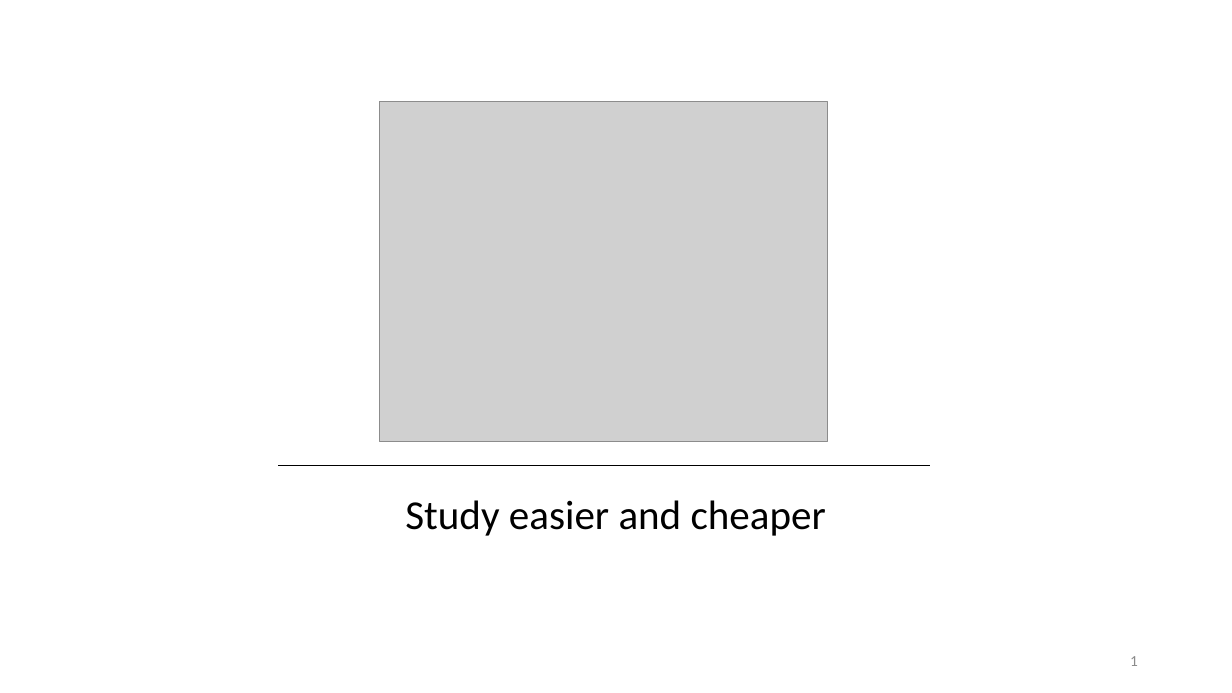
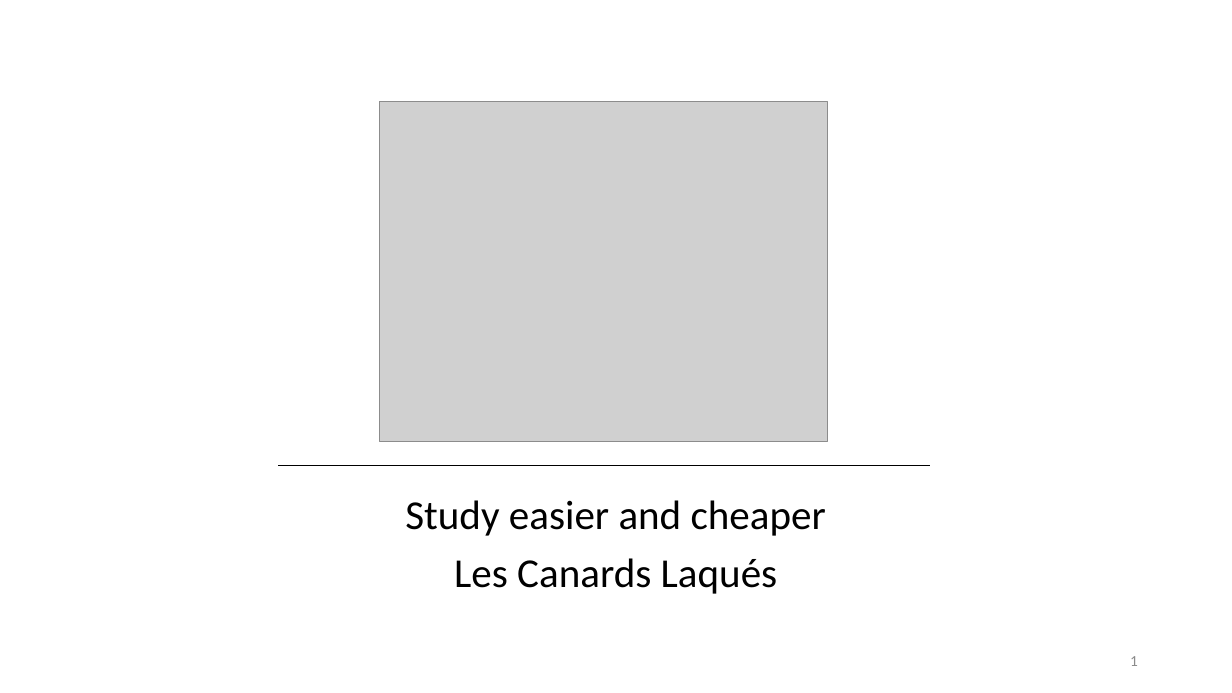
Before and after one commit to unige-pinfo-2019/PInfo1, a slide deck: slide 1 of Docs/UNIbay_DeskPitchFinal.pptx. Drawn at 1232x693 pixels with LibreOffice and Linux fonts; fonts in the diff are those of the drawing; grey boxes stand for pictures. Boxes give left, top, right and bottom in pixels: in the first picture for what was removed or moved away, otherwise in the second. Text is boxed around its words. In the diff, an @@ line names an element or a change of style, - is before the commit and + after.

```diff
--- a/Docs/UNIbay_DeskPitchFinal.pptx
+++ b/Docs/UNIbay_DeskPitchFinal.pptx
@@ subtitle at (454,558,778,594): paragraph added @@
+Les Canards Laqués
```
Also in this commit, not shown: 5 other slides changed, 2 slides added, 2 slides removed, 1 other file.
